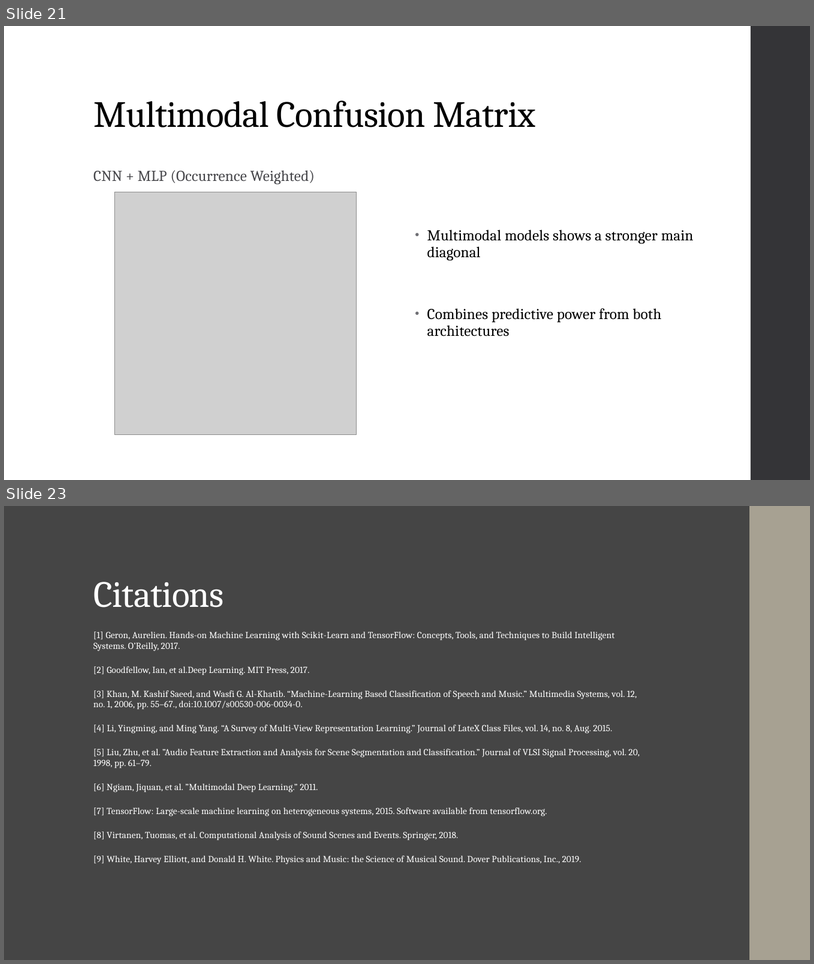
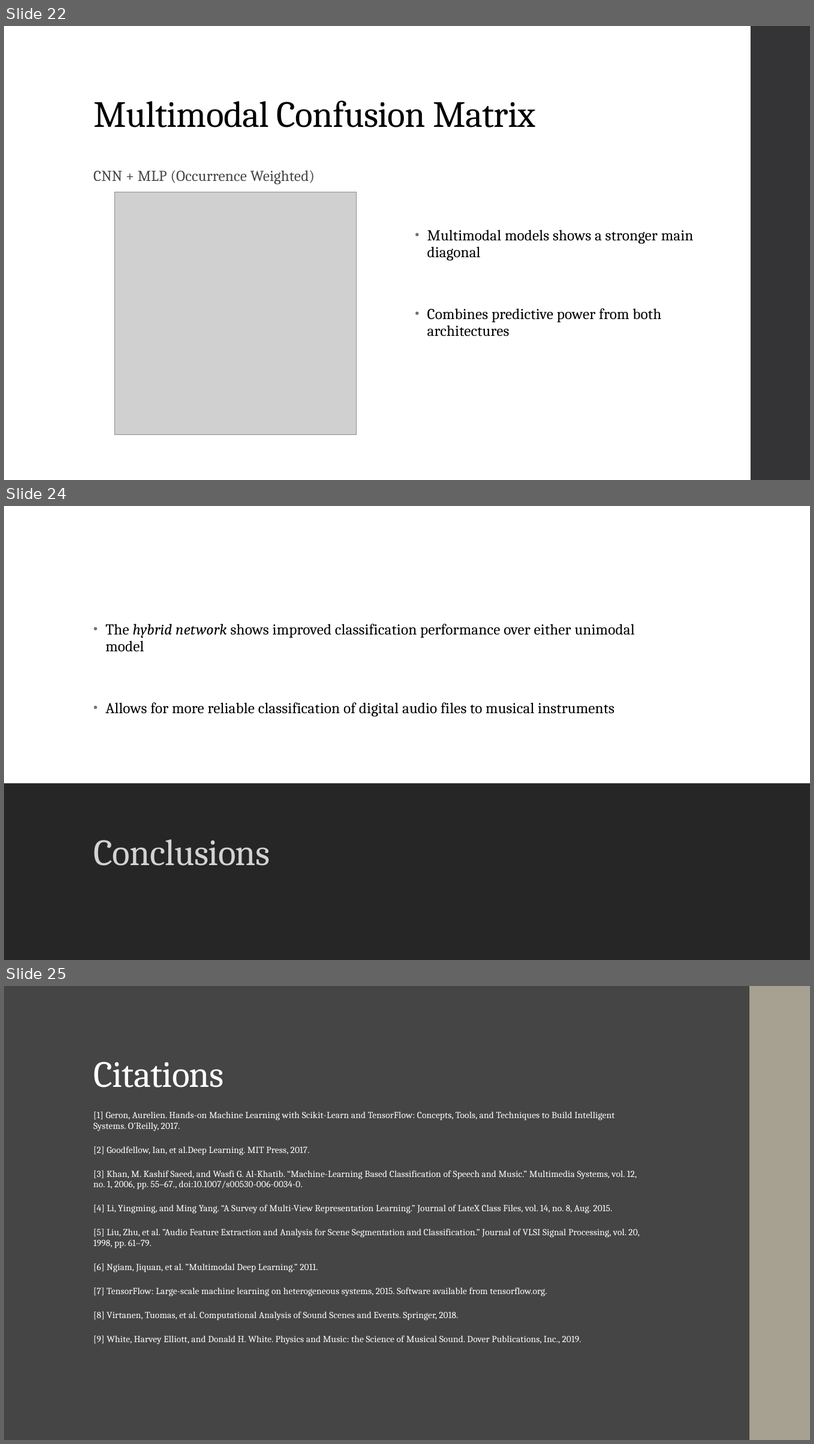
Before and after one commit to landonbuell/Buell-Senior-Thesis, a slide deck: JMMPaper/Musical Instrument Classification Using a Hybrid Neural Network BuellShortv1.pptx. Shown one above the other, each under a label of ours: slides 21 and 23 before the commit, slides 22, 24 and 25 after it; the slides between them are not shown. The pictures are 814x964 and 814x1444 pixels, drawn with LibreOffice and Linux fonts; fonts in the diff are those of the drawing; grey boxes stand for pictures. Boxes give left, top, right and bottom in pixels: in the first picture for what was removed or moved away, otherwise in the second. Text is boxed around its words. In the diff, an @@ line names an element or a change of style, - is before the commit and + after.

```diff
--- a/JMMPaper/Musical Instrument Classification Using a Hybrid Neural Network BuellShortv1.pptx
+++ b/JMMPaper/Musical Instrument Classification Using a Hybrid Neural Network BuellShortv1.pptx
@@ slide 24 added at bbox=[4, 506, 810, 960], background #FFFFFF; not listed: 1 template element that a slide beside it also shows @@
@@ rectangle added at bbox=[4, 506, 810, 960], fill #FFFFFF @@
@@ text added at bbox=[105, 624, 635, 717], 18 pt, text #000000 @@
+• The hybrid network shows improved classification performance over either unimodal model
+• Allows for more reliable classification of digital audio files to musical instruments
@@ rectangle added at bbox=[4, 783, 810, 960], fill #262626 @@
@@ title added at bbox=[93, 839, 270, 865], 44 pt, text #FFFFFF at 80% opacity @@
+Conclusions
@@ what was slide 21 is now slide 22 @@
@@ what was slide 23 is now slide 25 @@
```
Also in this commit, not shown: 7 slides changed, 3 other slides added, 1 slide removed.
